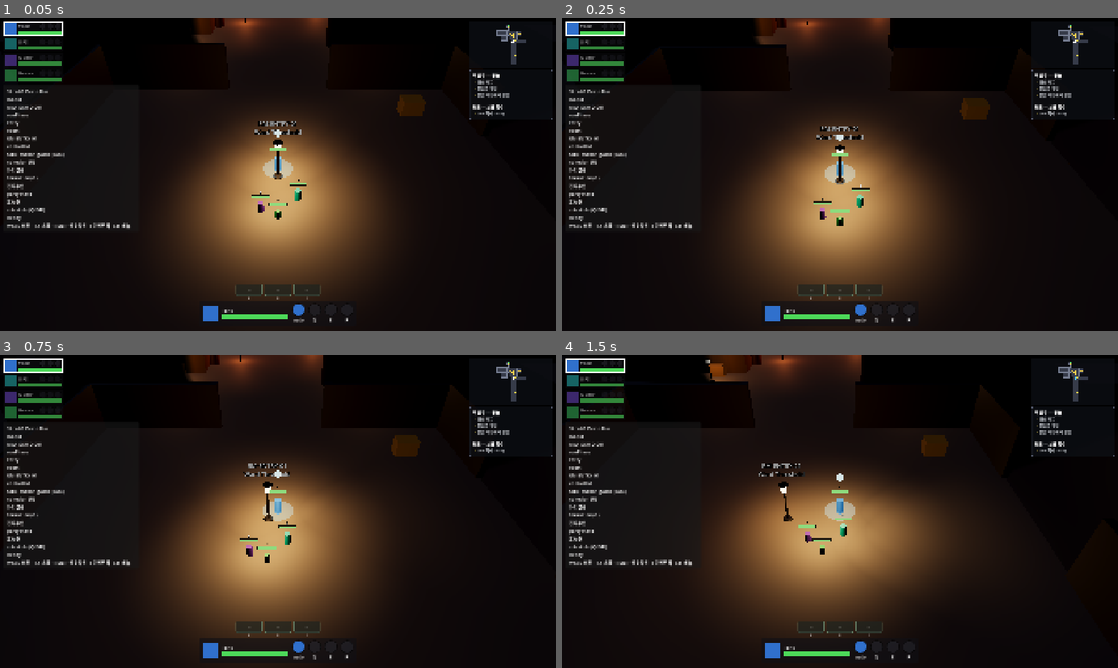
Above: before the commit, frames 1-4 (two rows, left to right).
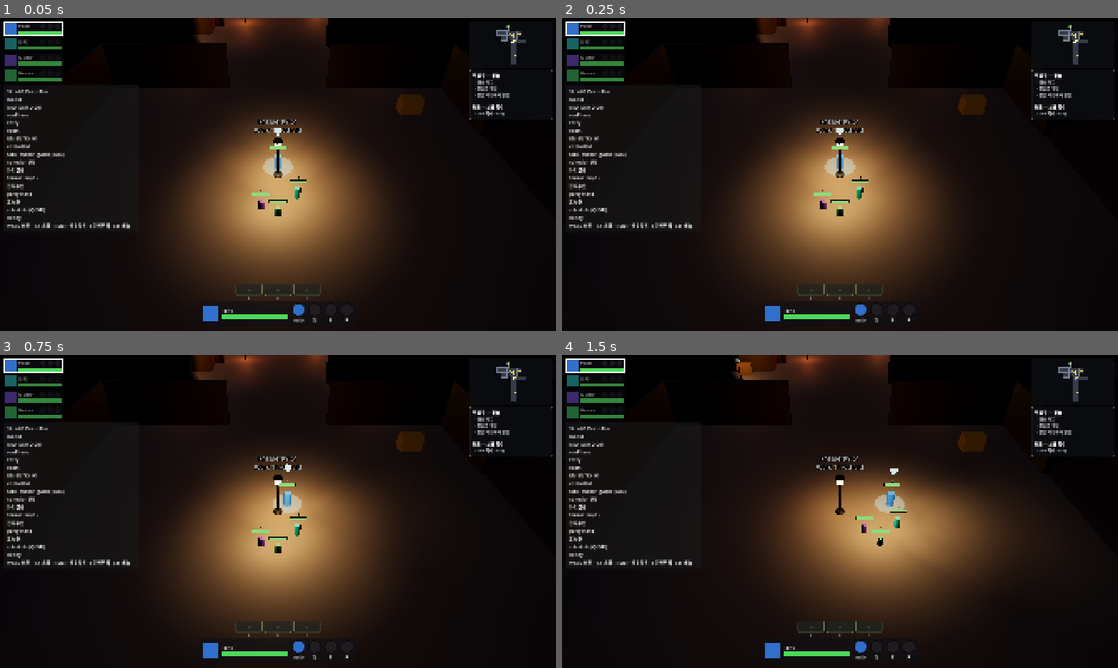
Above: after the commit, the same moments.

Repository: haepari1019/project_tdc_game
Game: Godot game, scene res://scenes/run/dungeon_run.tscn
Same seed, same stepped clock (60 frames per second), same inputs: the game is played once before the commit and once after it. This scene is started directly instead of the project's main scene.
Inputs (mouse positions are in pixels of both pictures, inside the frame that each line leads up to):
- Up to frame 1 (0.05 s): no input
- Up to frame 2 (0.25 s): no input
- Up to frame 3 (0.75 s): tap Enter at 0.5 s; move the mouse to (400, 495) at 0.52 s; hold D (move_right) from 0.53 s (still down); hold F (interact) from 0.53 s (still down); click (400, 495) at 0.67 s
- Up to frame 4 (1.5 s): release D (move_right) at 1.25 s; release F (interact) at 1.25 s; drag from (728, 527) to (812, 574) at 1.27 s

The runs differ from the first frame. In frame 1, 0.7% of the frame differs, in the area x 38-77%, y 2-65%; in frame 2, 2.1%; in frame 3, 5.4%; in frame 4, 22%, in the area x 25-87%, y 0-89%.
Error after the commit: Invalid type in function 'setup' in base 'Node3D (selection_controller.gd)'. The Object-derived class of argument 3 (CanvasLayer) is not a subclass of the expe…

Commit message:
feat(input): 드래그 박스 아군 선택 — 박스 안 화면 좌측 캐릭터로 스왑 (SelectionController)
SelectionController.handle_click → handle_input(프레스/모션/릴리즈 라이프사이클)로 확장.
- 클릭(드래그<8px): 기존대로 아군 클릭→스왑 / 적 클릭→인스펙트 (릴리즈에서 확정)
- 드래그(≥8px): marquee 박스 표시, 릴리즈 시 박스 안 살아있는 아군 중 화면 x 최소(좌측)로 try_swap_to
  · unproject_position으로 스크린 투영 + is_position_behind 가드
- setup에 hud 추가(marquee Panel 오버레이, StyleBoxFlat 반투명+테두리)
- 두 씬 디스패치를 handle_input 라우팅으로 통일. 샌드박스는 패널 위 프레스 가드 유지
- DRIFT-083 C 갱신

Co-Authored-By: Claude Opus 4.8 (1M context) <noreply@anthropic.com>

Diff:
--- a/scripts/dev/combat_sandbox.gd
+++ b/scripts/dev/combat_sandbox.gd
@@ -219,7 +219,7 @@
 	layer.add_child(_enemy_info)
 	_selection = SelectionController.new()
 	add_child(_selection)
-	_selection.setup(_party, _enemy_info)
+	_selection.setup(_party, _enemy_info, layer)
 
 
 ## The shipping HUD pieces that show ally skill cooldowns/charges — UI-002 PartySheet (HP + Q/E/R
@@ -1006,10 +1006,10 @@
 		if event.is_action_pressed("ui_cancel"):
 			_aim_ctrl.cancel()
 			return
-	# Left-click (not aiming, not over the panel) inspects an enemy in the 12시 panel; empty space clears.
-	if event is InputEventMouseButton and event.button_index == MOUSE_BUTTON_LEFT and event.pressed \
-			and not _pointer_over_panel():
-		_selection.handle_click(event)  # 아군 스왑 / 적 인스펙트 (씬 공유)
+	# 좌클릭/드래그 선택 (씬 공유). dev 패널 위 좌클릭 프레스는 선택 시작 안 함(패널 우선).
+	if event is InputEventMouseButton and (event as InputEventMouseButton).button_index == MOUSE_BUTTON_LEFT and (event as InputEventMouseButton).pressed and _pointer_over_panel():
+		pass
+	elif _selection.handle_input(event):
 		return
 	# Wheel over the dev panel = scroll it, never zoom the camera. At the scroll boundary the
 	# ScrollContainer stops consuming the wheel so it leaks here — guard on the pointer being over
--- a/scripts/run/controllers/selection_controller.gd
+++ b/scripts/run/controllers/selection_controller.gd
@@ -1,31 +1,109 @@
 extends Node3D
-## 좌클릭 선택 컨트롤러 — 아군(mask 2) 클릭 시 그 캐릭터로 스왑, 아니면 적(mask 4) 클릭 시 12시 인스펙트
-## 패널 표시(빈 공간/비적 = 해제). **dungeon_run과 combat_sandbox가 공유**해 입력 드리프트를 막는다
-## (조준/부활/횃불 같은 모달 컨트롤러 패턴과 동일: setup 후 좌클릭 라우터가 handle_click 호출).
-## 모달 아님 — 좌클릭이면 항상 처리. ref: 전투 템포 C, sandbox-input-parity 메모리, DRIFT-083.
+## 좌클릭 선택 컨트롤러 (dungeon_run + combat_sandbox 공유):
+##  - 클릭(드래그 없음): 아군 클릭 → 스왑 / 적 클릭 → 12시 인스펙트 / 빈 곳 → 해제
+##  - 드래그(박스): 릴리즈 시 박스 안 아군 중 **화면 좌측(작은 x)** 캐릭터로 스왑
+## setup 후 좌클릭 라우터가 handle_input(event) 호출(모달=조준/부활/횃불 뒤). 클릭/박스는 릴리즈에서 확정.
+## ref: 전투 템포 C, sandbox-input-parity 메모리, DRIFT-083.
 
 const LAYER_PARTY := 2   # party_member.collision_layer (project.godot layer_2)
 const LAYER_ENEMY := 4   # enemy_unit.collision_layer  (project.godot layer_3)
+const DRAG_THRESHOLD_PX := 8.0   # 이 미만 이동=클릭, 이상=박스 드래그
 
-var _party: Node3D     # PartyController — index_of / try_swap_to
+var _party: Node3D     # PartyController — get_members / index_of / try_swap_to
 var _enemy_info: Node  # EnemyInfo 패널 — set_enemy / clear
+var _marquee: Panel    # 드래그 박스 시각(HUD 오버레이)
+
+var _pressing: bool = false
+var _dragging: bool = false
+var _press_pos: Vector2 = Vector2.ZERO
 
 
-func setup(party: Node3D, enemy_info: Node) -> void:
+func setup(party: Node3D, enemy_info: Node, hud: CanvasItem) -> void:
 	_party = party
 	_enemy_info = enemy_info
+	_marquee = Panel.new()
+	_marquee.visible = false
+	_marquee.mouse_filter = Control.MOUSE_FILTER_IGNORE  # 클릭 안 먹게(오버레이만)
+	var sb := StyleBoxFlat.new()
+	sb.bg_color = Color(0.45, 0.75, 1.0, 0.14)
+	sb.border_color = Color(0.55, 0.85, 1.0, 0.9)
+	sb.set_border_width_all(1)
+	_marquee.add_theme_stylebox_override("panel", sb)
+	hud.add_child(_marquee)
 
 
-## 좌클릭(pressed)이면 아군 스왑(우선) 또는 적 인스펙트를 처리하고 true(소비). 그 외 이벤트는 false.
-func handle_click(event: InputEvent) -> bool:
-	if not (event is InputEventMouseButton):
-		return false
-	var mb := event as InputEventMouseButton
-	if mb.button_index != MOUSE_BUTTON_LEFT or not mb.pressed:
-		return false
-	if not _swap_to_party_under_mouse():
-		_inspect_enemy_under_mouse()
-	return true
+## 좌클릭 라이프사이클. 소비하면 true(드래그 모션·릴리즈). 프레스는 소비 안 함(클릭/드래그는 릴리즈 확정).
+func handle_input(event: InputEvent) -> bool:
+	if event is InputEventMouseButton:
+		var mb := event as InputEventMouseButton
+		if mb.button_index != MOUSE_BUTTON_LEFT:
+			return false
+		if mb.pressed:
+			_pressing = true
+			_dragging = false
+			_press_pos = _mouse()
+			return false
+		if not _pressing:
+			return false
+		_pressing = false
+		if _dragging:
+			_dragging = false
+			_marquee.visible = false
+			_swap_to_leftmost_in_box()
+			return true
+		# 드래그 아님 → 단일 클릭(아군 스왑 우선, 아니면 적 인스펙트)
+		if not _swap_to_party_under_mouse():
+			_inspect_enemy_under_mouse()
+		return true
+	if event is InputEventMouseMotion:
+		if not _pressing:
+			return false
+		if not _dragging and _press_pos.distance_to(_mouse()) > DRAG_THRESHOLD_PX:
+			_dragging = true
+		if _dragging:
+			_update_marquee()
+			return true
+	return false
+
+
+func _mouse() -> Vector2:
+	return get_viewport().get_mouse_position()
+
+
+## 프레스~현재 마우스로 이루는 화면 사각형.
+func _box_rect() -> Rect2:
+	var a := _press_pos
+	var b := _mouse()
+	return Rect2(Vector2(minf(a.x, b.x), minf(a.y, b.y)), (b - a).abs())
+
+
+func _update_marquee() -> void:
+	var r := _box_rect()
+	_marquee.position = r.position
+	_marquee.size = r.size
+	_marquee.visible = true
+
+
+## 박스 안 살아있는 아군 중 화면 x가 가장 작은(좌측) 캐릭터로 스왑. 없으면 무동작.
+func _swap_to_leftmost_in_box() -> void:
+	var cam := get_viewport().get_camera_3d()
+	if cam == null:
+		return
+	var rect := _box_rect()
+	var best_idx := -1
+	var best_x := INF
+	for m in _party.get_members():
+		if not is_instance_valid(m) or (m.has_method("is_alive") and not m.is_alive()):
+			continue
+		var wp: Vector3 = (m as Node3D).global_position
+		if cam.is_position_behind(wp):
+			continue
+		var sp := cam.unproject_position(wp)
+		if rect.has_point(sp) and sp.x < best_x:
+			best_x = sp.x
+			best_idx = _party.index_of(m)
+	if best_idx >= 0:
+		_party.try_swap_to(best_idx)
 
 
 ## 아군(mask 2) 레이픽 → 그 슬롯으로 스왑. 히트 시 true. down/MIA는 try_swap_to의 _can_swap이 거른다.
@@ -54,7 +132,7 @@
 	var cam := get_viewport().get_camera_3d()
 	if cam == null:
 		return null
-	var mouse := get_viewport().get_mouse_position()
+	var mouse := _mouse()
 	var from := cam.project_ray_origin(mouse)
 	var to := from + cam.project_ray_normal(mouse) * 1000.0
 	var q := PhysicsRayQueryParameters3D.create(from, to, mask)
--- a/scripts/run/dungeon_run.gd
+++ b/scripts/run/dungeon_run.gd
@@ -274,7 +274,7 @@
 	$HUD.add_child(_enemy_info)
 	_selection = SelectionController.new()
 	add_child(_selection)
-	_selection.setup(_party, _enemy_info)
+	_selection.setup(_party, _enemy_info, $HUD)
 	_alert_banner = Label.new()  # UI-006 central separation/MIA warning (icon + text, auto-hide)
 	_alert_banner.visible = false
 	_alert_banner.set_anchors_preset(Control.PRESET_TOP_WIDE)
@@ -339,12 +339,9 @@
 		return
 	if _torch.handle_click(event):
 		return
-	# Left-click (not aiming) inspects an enemy in the top-center panel; empty space clears.
-	if event is InputEventMouseButton:
-		var lb := event as InputEventMouseButton
-		if lb.button_index == MOUSE_BUTTON_LEFT and lb.pressed:
-			_selection.handle_click(event)  # 아군 스왑 / 적 인스펙트 (씬 공유)
-			return
+	# 좌클릭/드래그 선택 (씬 공유): 클릭=아군 스왑/적 인스펙트, 드래그=박스 안 좌측 아군 스왑
+	if _selection.handle_input(event):
+		return
 	# Scroll wheel = zoom the camera (WoW-style dolly; keeps the look angle).
 	if event is InputEventMouseButton:
 		var wheel := event as InputEventMouseButton
Not shown, changed: docs/SPEC_DRIFT.md
